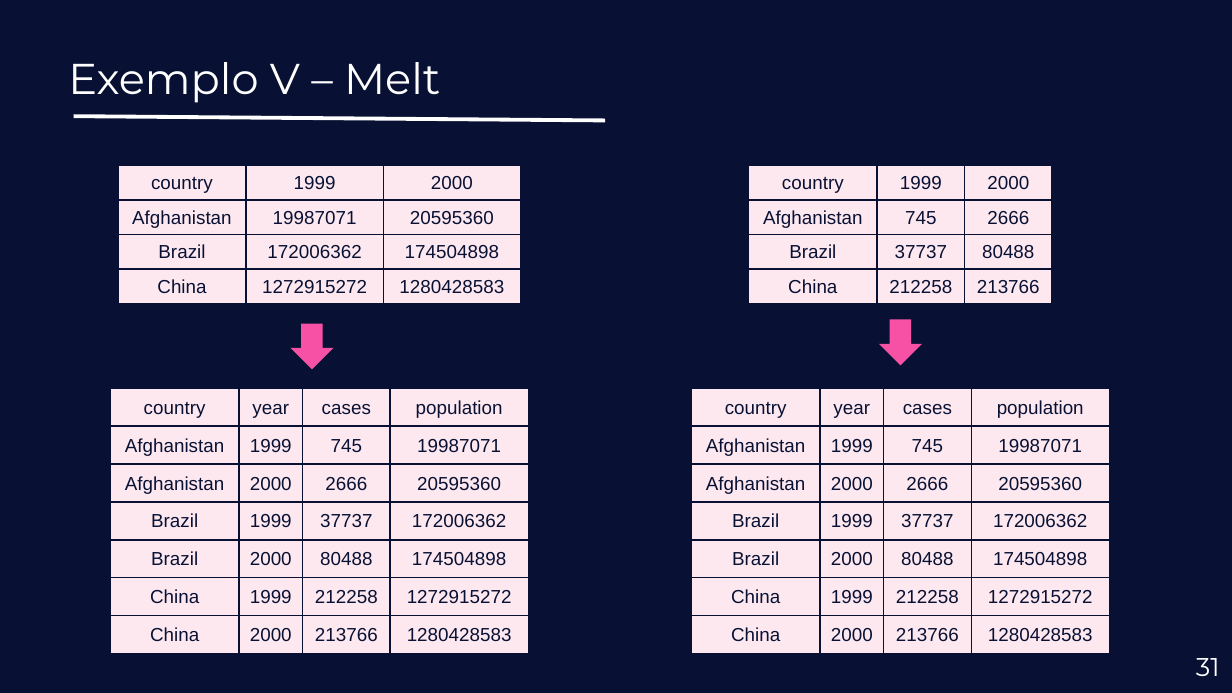
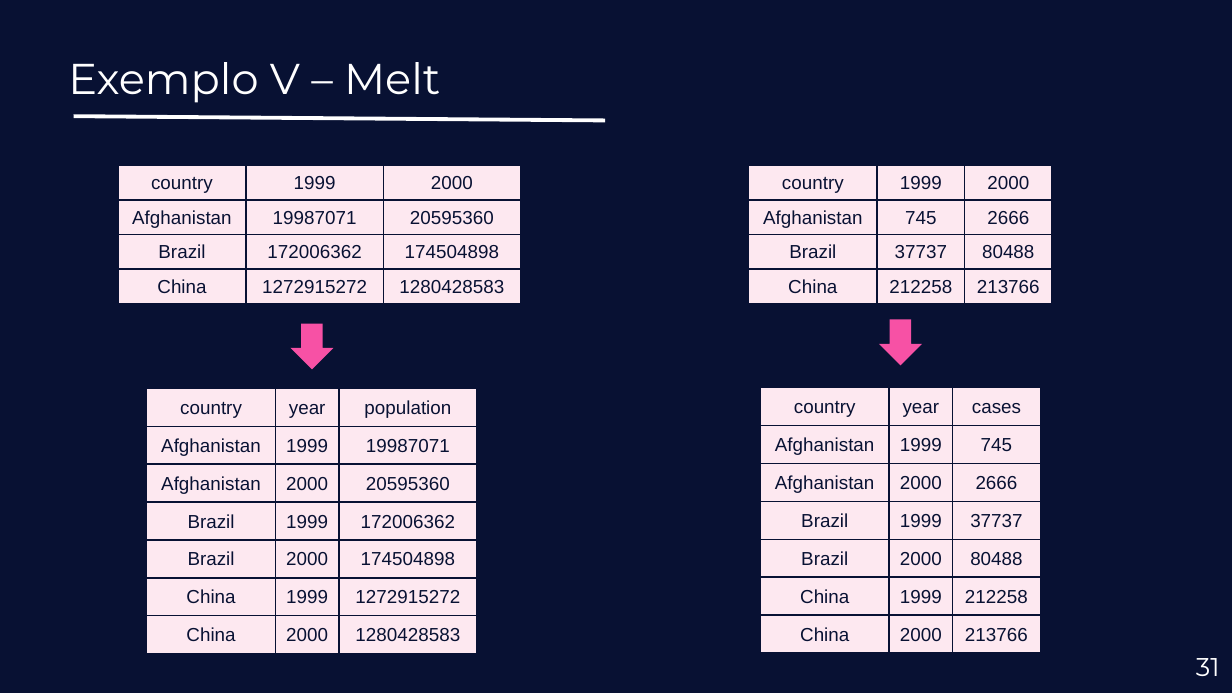
Before and after one commit to gvcode/trainee, a slide deck: slide 31 of assets/materials/manipulacao.pptx. Drawn at 1232x693 pixels with LibreOffice and Linux fonts; fonts in the diff are those of the drawing; background and template pictures are left out. Boxes give left, top, right and bottom in pixels: in the first picture for what was removed or moved away, otherwise in the second. Text is boxed around its words. In the diff, an @@ line names an element or a change of style, - is before the commit and + after.

```diff
--- a/assets/materials/manipulacao.pptx
+++ b/assets/materials/manipulacao.pptx
@@ table: place and size @@
-table at (118, 165, 520, 569)
+table at (118, 165, 520, 304)
@@ table: place and size @@
-table at (749, 165, 1052, 569)
+table at (749, 165, 1052, 304)
@@ table at (147, 388, 478, 653) @@
-column 3: cases | 745 | 2666 | 37737 | 80488 | 212258 | 213766
@@ table: place and size @@
-table at (111, 388, 530, 693)
+table at (147, 388, 478, 653)
@@ table at (760, 388, 1041, 653) @@
-column 4: population | 19987071 | 20595360 | 172006362 | 174504898 | 1272915272 | 1280428583
@@ table: place and size @@
-table at (691, 388, 1110, 693)
+table at (760, 388, 1041, 653)
```
Also in this commit, not shown: 23 other slides changed, 5 other files.
